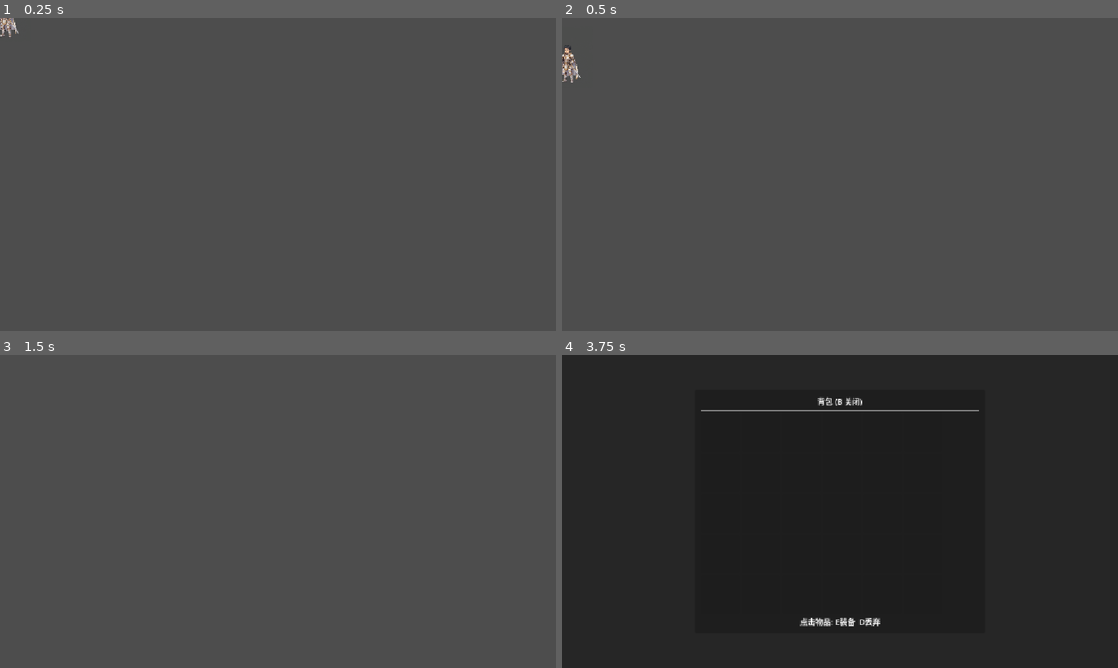
Above: before the commit, frames 1-4 (two rows, left to right).
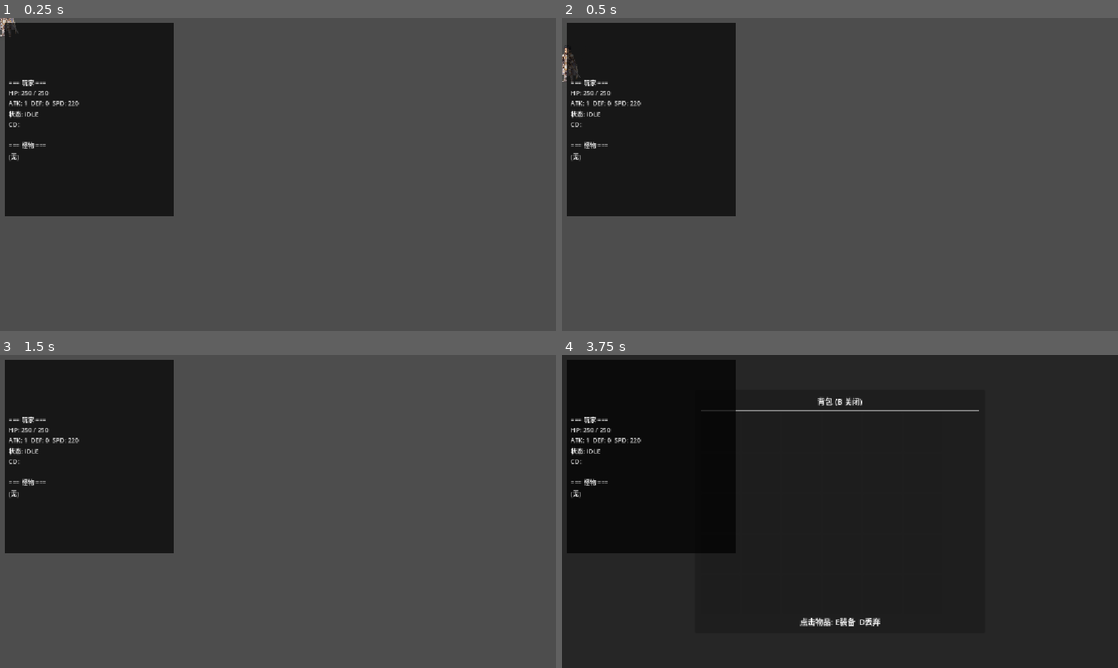
Above: after the commit, the same moments.

Repository: yfn520/2dHBGame
Game: Godot game, scene res://scenes/game_root.tscn
The game is run twice, just before and just after one commit, with the same random seed, the same clock (stepped at 60 frames per second) and the same inputs.
Inputs:
- Up to frame 1 (0.25 s): no input
- Up to frame 2 (0.5 s): no input
- Up to frame 3 (1.5 s): tap Enter at 0.5 s; hold Right from 0.53 s (still down); tap J at 0.6 s; tap Space at 0.77 s; tap K at 1.35 s
- Up to frame 4 (3.75 s): tap Space at 1.52, 2, 3.02, 3.5 s; release Right at 2.03 s; hold Left 2.03-2.78 s; tap L at 2.1 s; tap Enter at 2.75 s; hold Right from 2.78 s (still down); tap U at 2.85 s; tap B at 3.6 s

The runs differ from the first frame. In frame 1, 19% of the frame differs, in the area x 0-32%, y 1-64%; in frame 2, 19%; in frame 3, 19%; in frame 4, 15%.

Commit message:
战斗雏形

Diff:
--- a/scripts/combat/combat_component.gd
+++ b/scripts/combat/combat_component.gd
@@ -156,11 +156,16 @@
 
 	# 受击硬直 + 短暂无敌
 	combat_state = CombatState.HIT
-	_hit_stun_timer = 0.3
-	_invincible_after_hit = 0.5
+	_hit_stun_timer = 0.6
+	_invincible_after_hit = 0.8
 
 	if _owner.has_method("play_combat_animation"):
 		_owner.play_combat_animation("hit")
+
+
+## 获取冷却字典（供 debug 面板使用）
+func get_cooldowns_dict() -> Dictionary:
+	return _cooldowns.duplicate()
 
 
 ## 治疗
--- a/scripts/combat/skill_executor.gd
+++ b/scripts/combat/skill_executor.gd
@@ -135,9 +135,12 @@
 
 
 func _get_facing() -> Vector2:
-	if _owner.has_method("get"):
-		if "sprite" in _owner and _owner.sprite != null:
-			return Vector2.RIGHT if not _owner.sprite.flip_h else Vector2.LEFT
+	var sprite_node = _owner.get_node_or_null("CharacterActionSet/AnimatedSprite2D")
+	if sprite_node == null and "sprite" in _owner:
+		sprite_node = _owner.sprite
+	if sprite_node != null:
+		# flip_h=true 表示水平翻转（面朝右），flip_h=false 表示默认（面朝左）
+		return Vector2.RIGHT if sprite_node.flip_h else Vector2.LEFT
 	return Vector2.RIGHT
 
 
--- a/scripts/data/character_stats.gd
+++ b/scripts/data/character_stats.gd
@@ -66,8 +66,12 @@
 
 
 func from_dict(data: Dictionary) -> void:
-	base_max_hp = int(data.get("base_max_hp", 100))
+	base_max_hp = int(data.get("base_max_hp", 250))
 	base_attack = int(data.get("base_attack", 1))
 	base_defense = int(data.get("base_defense", 0))
 	base_move_speed = float(data.get("base_move_speed", 220.0))
-	hp = int(data.get("hp", 100))
+	# 先同步 max_hp，再读 hp，确保不超出
+	max_hp = base_max_hp
+	hp = int(data.get("hp", max_hp))
+	if hp <= 0:
+		hp = max_hp  # 死过或无存档时满血复活
--- a/scripts/enemy.gd
+++ b/scripts/enemy.gd
@@ -44,6 +44,21 @@
 
 func get_combat_stats() -> EnemyStats:
 	return _stats
+
+
+func get_enemy_name() -> String:
+	return _config.get("name", "未知")
+
+
+func get_ai_state_name() -> String:
+	match _ai_state:
+		AIState.IDLE: return "IDLE"
+		AIState.PATROL: return "PATROL"
+		AIState.CHASE: return "CHASE"
+		AIState.ATTACK: return "ATTACK"
+		AIState.HIT: return "HIT"
+		AIState.DEAD: return "DEAD"
+		_: return "?"
 
 
 func _ready() -> void:
@@ -304,6 +319,9 @@
 func _play_anim(anim_name: String) -> void:
 	if _combat_anim_playing:
 		return
+	# 非循环动画未播完时不切换
+	if not sprite.sprite_frames.get_animation_loop(sprite.animation) and sprite.is_playing():
+		return
 	if sprite.animation != anim_name:
 		sprite.play(anim_name)
 
@@ -333,6 +351,11 @@
 	if sprite.animation_finished.is_connected(_on_combat_anim_finished):
 		sprite.animation_finished.disconnect(_on_combat_anim_finished)
 
+	# 死亡后不再恢复动画
+	if combat != null and "combat_state" in combat and combat.combat_state == combat.CombatState.DEAD:
+		sprite.stop()
+		return
+
 	# 攻击/受击结束后恢复移动动画，避免停在末帧
 	var target_animation := "idle"
 	if _ai_state == AIState.CHASE or _ai_state == AIState.PATROL:
--- a/scripts/game_root.gd
+++ b/scripts/game_root.gd
@@ -7,6 +7,7 @@
 
 var _level_manager: Node
 var _enemy_spawner: Node
+var _debug_label: Label
 
 
 func _ready() -> void:
@@ -26,6 +27,9 @@
 	# 监听关卡加载信号
 	_level_manager.level_loaded.connect(_on_level_loaded)
 	_level_manager.level_unloaded.connect(_on_level_unloaded)
+
+	# 创建 Debug 面板
+	_setup_debug_panel()
 
 	# 加载首个关卡（从配置表）
 	call_deferred("_load_start_level")
@@ -63,6 +67,92 @@
 		_enemy_spawner.spawn_enemies_for_level(spawns)
 
 
+func _process(_delta: float) -> void:
+	if _debug_label != null and _debug_label.visible:
+		_update_debug_panel()
+
+
+func _setup_debug_panel() -> void:
+	var layer := CanvasLayer.new()
+	layer.name = "DebugLayer"
+	layer.layer = 100
+	add_child(layer)
+
+	var panel := PanelContainer.new()
+	panel.name = "DebugPanel"
+	panel.position = Vector2(10, 10)
+	panel.size = Vector2(350, 400)
+	var style := StyleBoxFlat.new()
+	style.bg_color = Color(0, 0, 0, 0.7)
+	style.content_margin_left = 8
+	style.content_margin_top = 8
+	style.content_margin_right = 8
+	style.content_margin_bottom = 8
+	panel.add_theme_stylebox_override("panel", style)
+	layer.add_child(panel)
+
+	_debug_label = Label.new()
+	_debug_label.name = "DebugLabel"
+	_debug_label.add_theme_font_size_override("font_size", 13)
+	_debug_label.add_theme_color_override("font_color", Color(0.9, 0.9, 0.9))
+	panel.add_child(_debug_label)
+
+
+func _update_debug_panel() -> void:
+	var lines: PackedStringArray = []
+	var combat = player.get_node_or_null("CombatComponent")
+	var stats = GameRegistry.character_stats
+
+	# ---- 玩家信息 ----
+	lines.append("=== 玩家 ===")
+	if stats != null:
+		lines.append("HP: %d / %d" % [stats.hp, stats.max_hp])
+		lines.append("ATK: %d  DEF: %d  SPD: %d" % [stats.attack, stats.defense, stats.move_speed])
+	if combat != null:
+		lines.append("状态: %s" % _state_name(combat.combat_state))
+		# 技能冷却
+		var cooldowns: Dictionary = combat.get_cooldowns_dict()
+		var skill_names := {1001: "普攻", 1002: "火球术", 1003: "旋风斩", 1004: "冰霜箭"}
+		var cd_parts: PackedStringArray = []
+		for sid in cooldowns:
+			var cd: float = cooldowns[sid]
+			var name: String = skill_names.get(sid, str(sid))
+			cd_parts.append("%s:%.1fs" % [name, cd] if cd > 0 else "%s:OK" % name)
+		lines.append("CD: %s" % " | ".join(cd_parts))
+
+	# ---- 怪物信息 ----
+	lines.append("")
+	lines.append("=== 怪物 ===")
+	if _enemy_spawner != null:
+		var enemies: Array = _enemy_spawner._active_enemies
+		if enemies.is_empty():
+			lines.append("(无)")
+		else:
+			for enemy in enemies:
+				if not is_instance_valid(enemy):
+					continue
+				var dist := player.global_position.distance_to(enemy.global_position)
+				var e_stats = enemy.get_combat_stats() if enemy.has_method("get_combat_stats") else null
+				var hp_str := "?"
+				if e_stats != null:
+					hp_str = "%d/%d" % [e_stats.hp, e_stats.max_hp]
+				var ai_name: String = enemy.get_ai_state_name() if enemy.has_method("get_ai_state_name") else "?"
+				var e_name: String = enemy.get_enemy_name() if enemy.has_method("get_enemy_name") else "?"
+				lines.append("[%s] HP:%s AI:%s Dist:%d" % [e_name, hp_str, ai_name, int(dist)])
+
+	_debug_label.text = "\n".join(lines)
+
+
+func _state_name(state) -> String:
+	match state:
+		0: return "IDLE"
+		1: return "ATTACKING"
+		2: return "SKILL"
+		3: return "HIT"
+		4: return "DEAD"
+		_: return str(state)
+
+
 func _unhandled_input(event: InputEvent) -> void:
 	if not event is InputEventKey or not event.pressed:
 		return
@@ -79,6 +169,9 @@
 			# 测试：R 键重载当前关卡
 			_level_manager.reload_current()
 			get_viewport().set_input_as_handled()
+		KEY_F3:
+			_debug_label.get_parent().visible = not _debug_label.get_parent().visible
+			get_viewport().set_input_as_handled()
 
 
 func _place_player_at_spawn() -> void:
--- a/scripts/player.gd
+++ b/scripts/player.gd
@@ -169,11 +169,18 @@
 func _update_animation(direction: float) -> void:
 	if _combat_anim_playing:
 		return
+	# 死亡或受击状态下不切换动画
+	if combat != null and "combat_state" in combat:
+		if combat.combat_state == combat.CombatState.DEAD:
+			return
+		if combat.combat_state == combat.CombatState.HIT:
+			return
+	# 当前动画是非循环（hurt/attack等）且未播放完，不切换
+	if not sprite.sprite_frames.get_animation_loop(sprite.animation) and sprite.is_playing():
+		return
 	var next_animation := "idle"
-
 	if not is_climbing_ladder and absf(direction) > 0.0 and is_on_floor():
 		next_animation = "run"
-
 	if sprite.animation != next_animation:
 		sprite.play(next_animation)
 
@@ -203,6 +210,11 @@
 	if sprite.animation_finished.is_connected(_on_combat_anim_finished):
 		sprite.animation_finished.disconnect(_on_combat_anim_finished)
 
+	# 死亡后不再恢复动画
+	if combat != null and "combat_state" in combat and combat.combat_state == combat.CombatState.DEAD:
+		sprite.stop()
+		return
+
 	# 攻击/受击结束后恢复移动动画，避免停在末帧
 	var next_animation := "idle"
 	var direction := _get_move_direction()
Not shown, changed: addons/game_tools/plugin.gd
